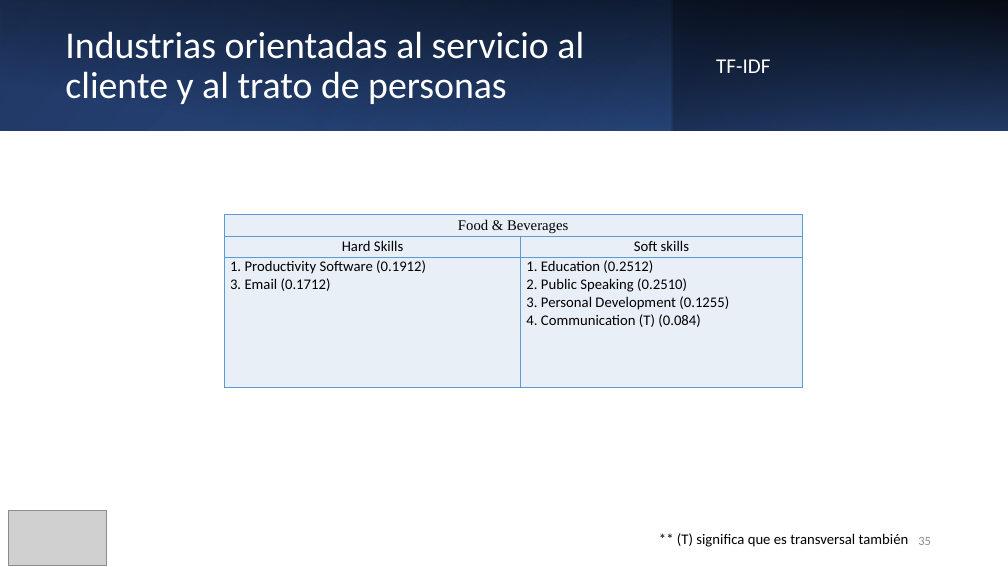
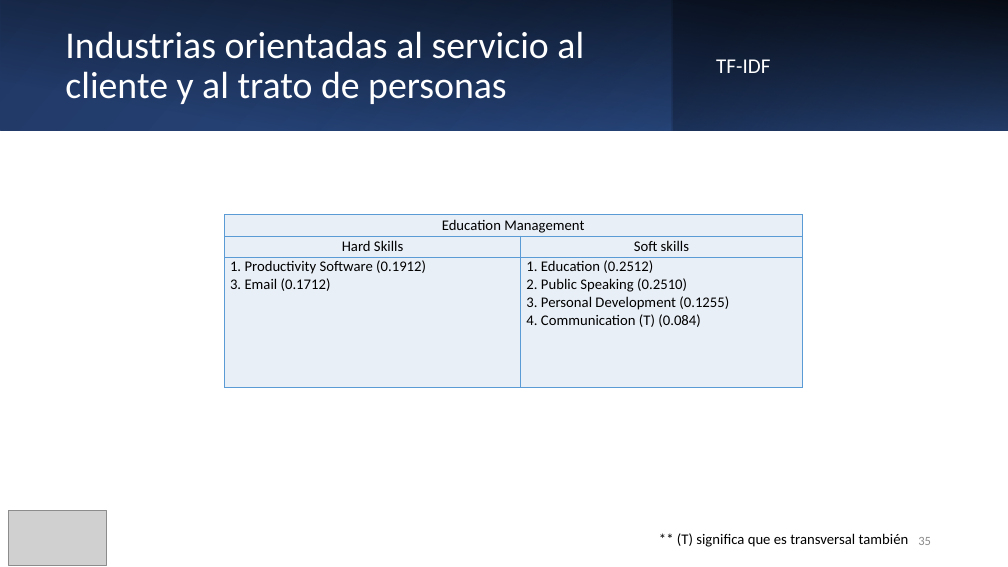
Before and after one commit to JFNebel/ecuadorian-graduates-workforce-mobility, a slide deck: slide 35 of Entrega/ICD_Final.pptx. Drawn at 1008x567 pixels with LibreOffice and Linux fonts; fonts in the diff are those of the drawing; grey boxes stand for pictures. Boxes give left, top, right and bottom in pixels: in the first picture for what was removed or moved away, otherwise in the second. Text is boxed around its words. In the diff, an @@ line names an element or a change of style, - is before the commit and + after.

```diff
--- a/Entrega/ICD_Final.pptx
+++ b/Entrega/ICD_Final.pptx
@@ table at (225, 215, 802, 387) @@
-row 1, column 1: Food & Beverages
+row 1, column 1: Education Management
```
Also in this commit, not shown: 6 other slides changed, 15 other files.
